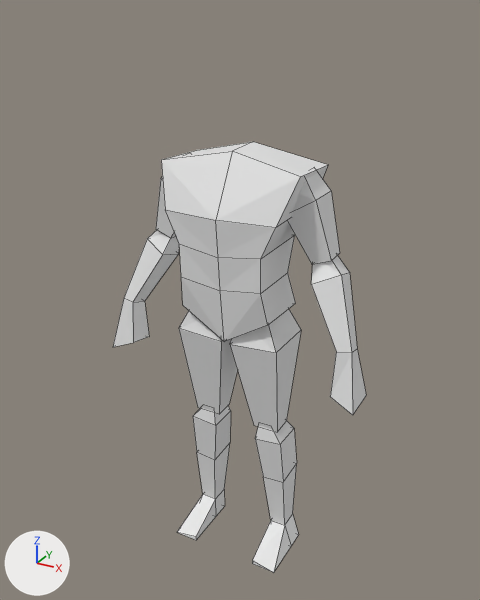
Before and after pictures for a commit that changed the Blender file model.blend.
Before and after are seen from a 50 mm camera at (1.061, -1.923, 2.044) aimed at (-0.012, 0.029, 1.068). Arrows for +X, +Y and +Z are at lower left; the lights stay in place. Mesh edges are drawn as thin lines.
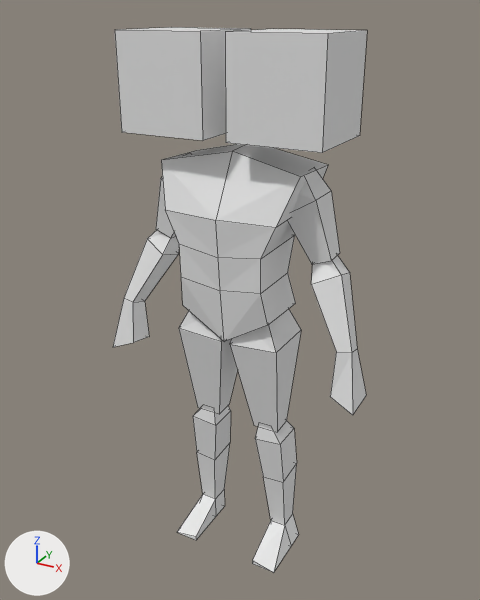
Commit message: Added the face cube

Changed parts and their boxes [x1, y1, x2, y2] in the pictures (480 x 600 px):
'Cube', reshaped (27% taller)
    before: [113, 142, 366, 573]
    after: [113, 27, 367, 573]
part 1 of me_cube_001, added
    after: [115, 27, 367, 153]

What changed in the scene script:
```text
Change me_cube_001:
    where me_cube_001.from_pydata(...)  # 90 vertices, 73 faces, 1 loose edge; spans x 0.0..0.5, y -0.16..0.16, z -0.99..0.63
    used by ob_cube; location = (0.0, 0.0, 1.0)
    me_cube_001 part 1: a new loose piece, a box spanning x 0.04..0.35, y -0.16..0.16, z 0.67..0.98
```
